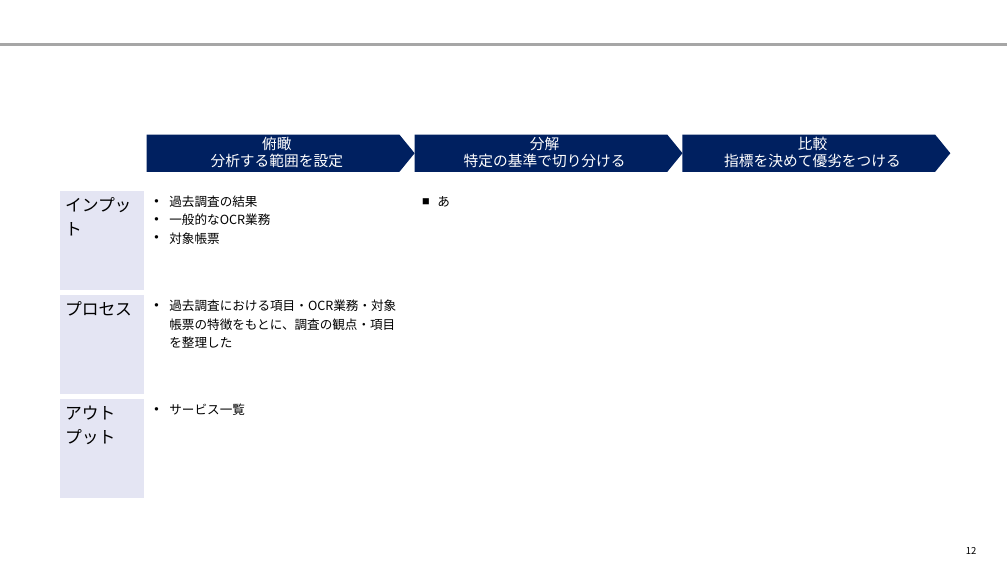
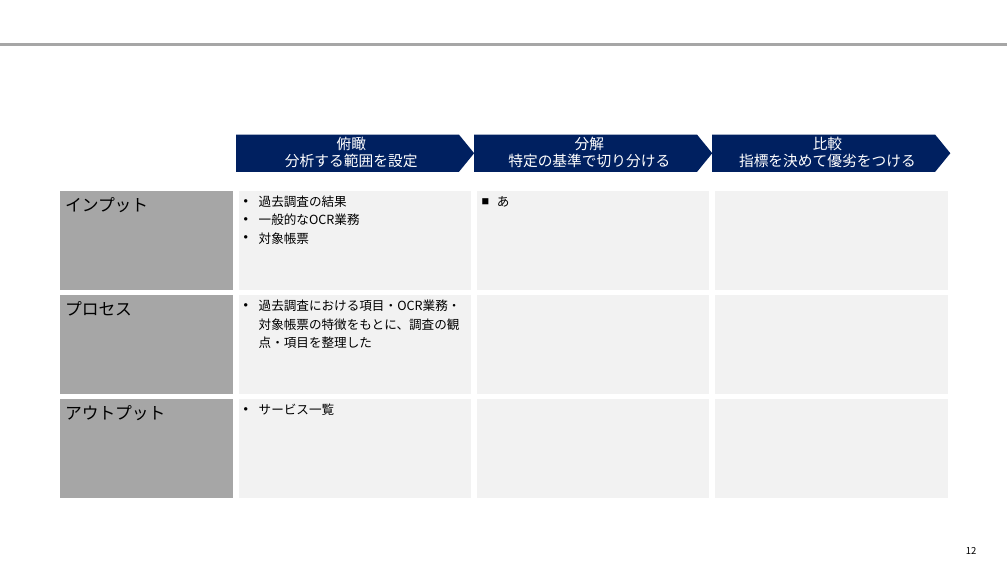
Before and after one commit to yuzucha16/dotfiles, a slide deck: slide 12 of office/Blank.potx. Drawn at 1008x567 pixels with LibreOffice and Linux fonts; fonts in the diff are those of the drawing. Boxes give left, top, right and bottom in pixels: in the first picture for what was removed or moved away, otherwise in the second. Text is boxed around its words. In the diff, an @@ line names an element or a change of style, - is before the commit and + after.

```diff
--- a/office/Blank.potx
+++ b/office/Blank.potx
@@ pentagon arrow "俯瞰": place and size @@
-pentagon arrow "俯瞰" at bbox=[147, 135, 414, 172]
+pentagon arrow "俯瞰" at bbox=[236, 135, 474, 172]
@@ pentagon arrow "分解": place and size @@
-pentagon arrow "分解" at bbox=[414, 135, 682, 172]
+pentagon arrow "分解" at bbox=[474, 135, 712, 172]
@@ pentagon arrow "比較": place and size @@
-pentagon arrow "比較" at bbox=[683, 135, 951, 172]
+pentagon arrow "比較" at bbox=[712, 135, 951, 172]
@@ table at bbox=[57, 188, 951, 501] @@
@@ fill #E4E5F3 to #A6A6A6 in 3 cells @@
@@ fill none to #F2F2F2 in 4 cells @@
```
Also in this commit, not shown: 17 other slides changed, 2 slides removed, 2 other files.
